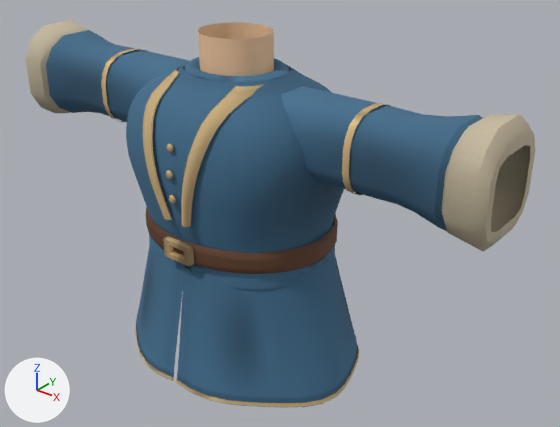
An edit to the glTF model src/assets/models/wardrobe/classes/modular/traje_mago_alba.glb, drawn before and after from the same camera.
Rendered twice from a 50 mm lens placed at (1.377, -1.533, 1.794), pointed at (0.107, 0.054, 0.81). Every picture has the same lights, and +X, +Y and +Z are marked at lower left. The older version comes first. Vertices at exactly the same position are counted once.

Names of what the first picture shows: 'medieval-sleeve-l', 'medieval-sleeve-r', 'medieval-tunic', 'suit-upperarm-l' and 1 more.
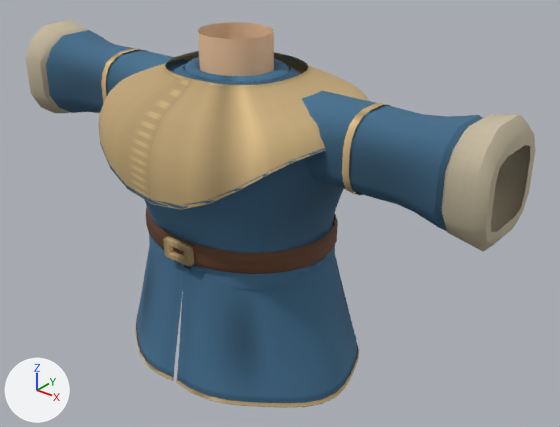
Where the change shows, as pixel boxes [x1, y1, x2, y2] in the pictures (560 x 427 px; the box of a moved part takes in the faces that stretch with it):
'medieval-tunic', reshaped (16% wider): before [126, 22, 360, 407]; after [98, 22, 369, 407]
part 1 of me_medieval_tunic, added (brown): after [98, 51, 369, 210]
part 2 of me_medieval_tunic, added: after [99, 132, 326, 209]
part 3 of me_medieval_tunic, moved or reshaped: before [126, 65, 344, 253]; after [144, 159, 344, 253]

The change, as a list of edits to the scene's bpy script:
```text
Change me_medieval_tunic:
    used by ob_medieval_tunic; location = (0.0, 0.0, 0.0)
    remove me_medieval_tunic.from_pydata(...)  # 2654 vertices, 4708 faces; spans x -0.395..0.395, y -0.307..0.304, z 0.35..1.335
    add me_medieval_tunic.from_pydata(...)  # 3321 vertices, 5948 faces; spans x -0.395..0.395, y -0.338..0.316, z 0.35..1.335
    me_medieval_tunic part 1: a new loose piece of 792 vertices spanning x -0.387..0.387, y -0.338..0.316, z 0.95..1.242, in mat_tunictrim
    me_medieval_tunic part 2: a new loose piece of 99 vertices spanning x -0.387..0.387, y -0.335..0.316, z 0.952..1.126, in mat_tunic
    me_medieval_tunic part 3: 252 vertices moved from x -0.335..0.335, y -0.252..0.252, z 0.813..1.151 to x -0.334..0.334, y -0.252..0.252, z 0.813..1.151; 224 vertices removed from x -0.152..0.152, y -0.278..-0.028, z 0.87..1.23
```
